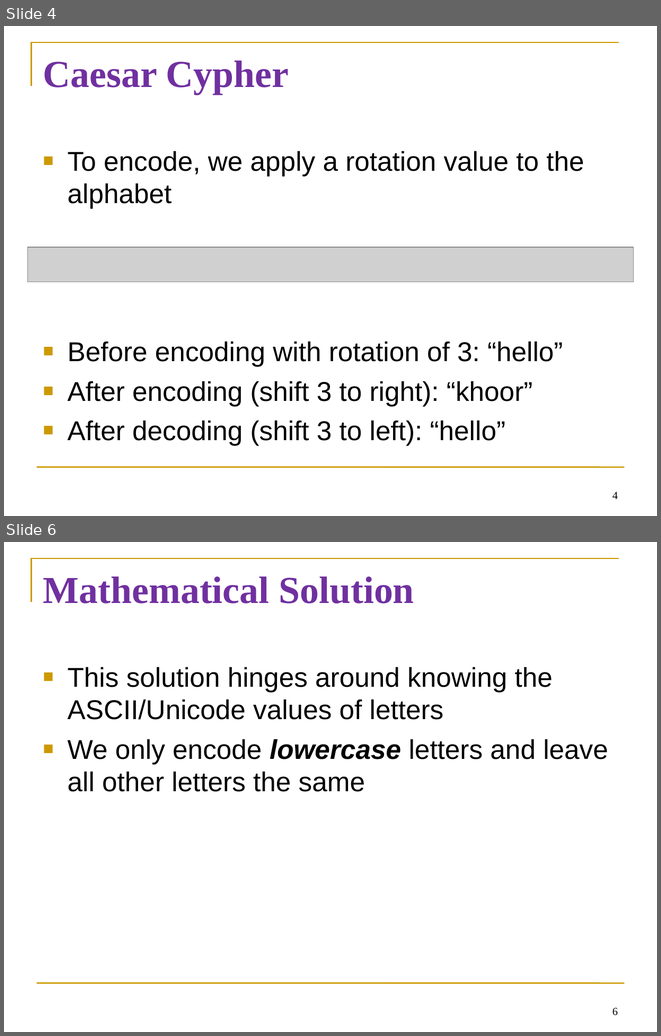
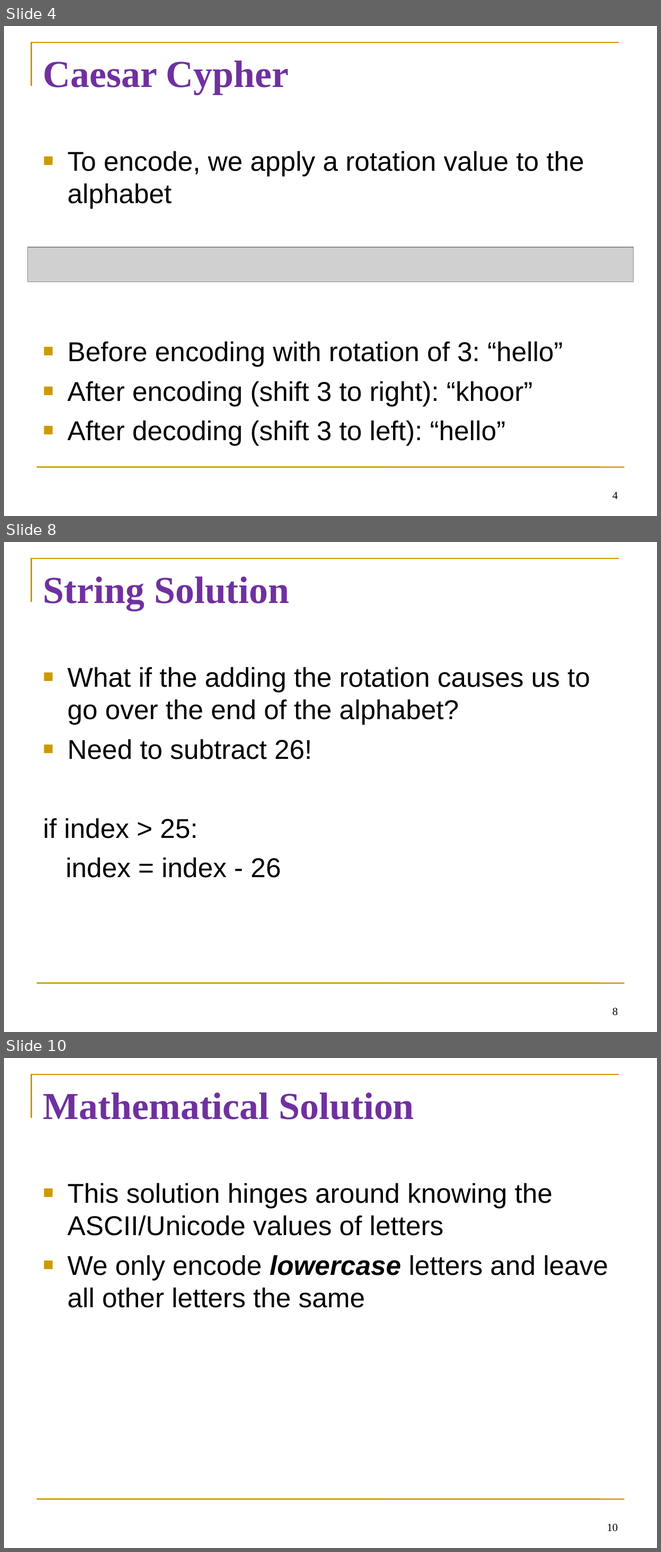
Before and after one commit to diesburg/teaching-intro-to-python-fall-2024, a slide deck: sessions/s19/s19.ppt. Shown one above the other, each under a label of ours: slides 4 and 6 before the commit, slides 4, 8 and 10 after it; the slides between them are not shown. The pictures are 661x1036 and 661x1552 pixels, drawn with LibreOffice and Linux fonts; fonts in the diff are those of the drawing; grey boxes stand for pictures. Boxes give left, top, right and bottom in pixels: in the first picture for what was removed or moved away, otherwise in the second. Text is boxed around its words. In the diff, an @@ line names an element or a change of style, - is before the commit and + after.

```diff
--- a/sessions/s19/s19.ppt
+++ b/sessions/s19/s19.ppt
@@ slide 8 added at [4, 542, 657, 1032], background #FFFFFF; not listed: 2 template elements that a slide beside it also shows @@
@@ title added at [43, 576, 289, 611], 42 pt, text #7030A0, bold @@
+String Solution
@@ text added at [43, 667, 590, 877], 30 pt, text #000000 @@
+■ What if the adding the rotation causes us to go over the end of the alphabet?
+■ Need to subtract 26!
+if index > 25:
+index = index - 26
@@ page number added at [612, 1007, 618, 1015], 12 pt, text #000000 @@
+8
@@ what was slide 6 is now slide 10 @@
@@ page number at [607, 1523, 618, 1531]: text changed @@
-6
+10
```
Also in this commit, not shown: 5 slides changed, 1 other slide added, 4 slides removed, 13 other files.
